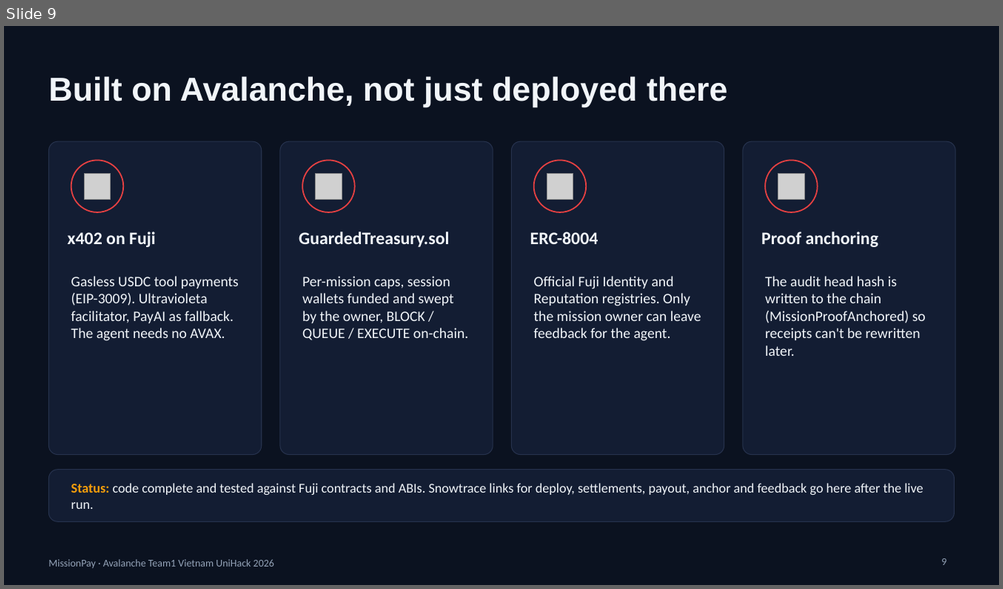
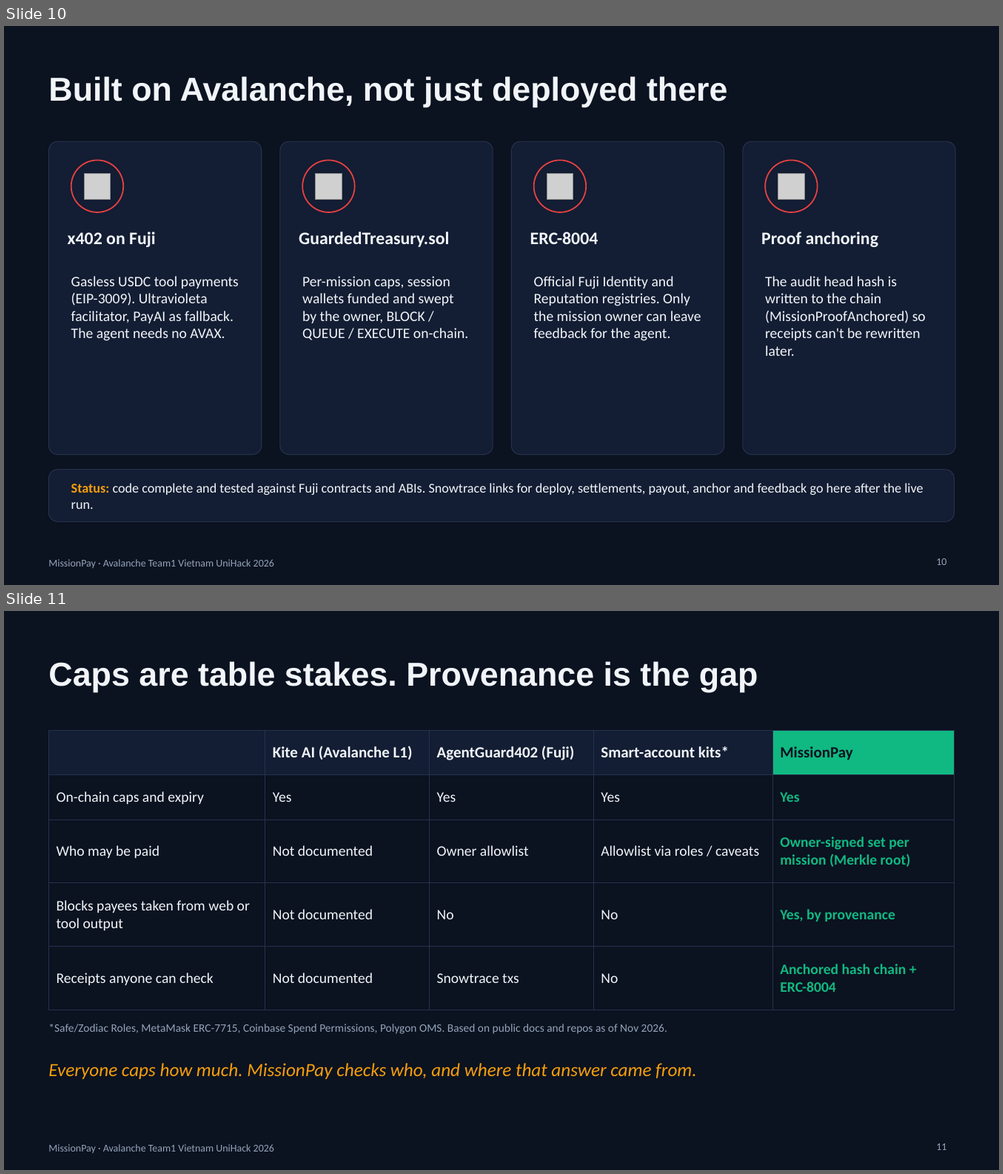
Before and after one commit to lenamkhanhh/UniHack, a slide deck: artifacts/submission-s1/MissionPay-pitch-deck-v2.pptx. Shown one above the other, each under a label of ours: slide 9 before the commit, slides 10 and 11 after it. The pictures are 1003x589 and 1003x1174 pixels, drawn with LibreOffice and Linux fonts; fonts in the diff are those of the drawing; grey boxes stand for pictures. Boxes give left, top, right and bottom in pixels: in the first picture for what was removed or moved away, otherwise in the second. Text is boxed around its words. In the diff, an @@ line names an element or a change of style, - is before the commit and + after.

Commit message:
fix(s1): resolve S1-F5..F8 and execute strategic steps 0-5 with clean s1b on-chain receipts and verified anchor

```diff
--- a/artifacts/submission-s1/MissionPay-pitch-deck-v2.pptx
+++ b/artifacts/submission-s1/MissionPay-pitch-deck-v2.pptx
@@ slide 11 added at <box>4,611,999,1170</box>, background #0B1220; not listed: 1 template element that a slide beside it also shows @@
@@ title added at <box>48,661,758,692</box>, 32 pt, text #F1F5F9, bold @@
+Caps are table stakes. Provenance is the gap
@@ table added at <box>48,730,954,995</box>, 5 rows, 5 columns @@
+ | Kite AI (Avalanche L1) | AgentGuard402 (Fuji) | Smart-account kits* | MissionPay
+On-chain caps and expiry | Yes | Yes | Yes | Yes
+Who may be paid | Not documented | Owner allowlist | Allowlist via roles / caveats | Owner-signed set per mission (Merkle root)
+Blocks payees taken from web or tool output | Not documented | No | No | Yes, by provenance
+Receipts anyone can check | Not documented | Snowtrace txs | No | Anchored hash chain + ERC-8004
@@ text added at <box>48,1024,667,1034</box>, 11 pt, text #94A3B8 @@
+*Safe/Zodiac Roles, MetaMask ERC-7715, Coinbase Spend Permissions, Polygon OMS. Based on public docs and repos as of Nov 2026.
@@ text added at <box>48,1063,697,1079</box>, 18 pt, text #F59E0B, italic @@
+Everyone caps how much. MissionPay checks who, and where that answer came from.
@@ page number added at <box>936,1144,946,1150</box>, 10 pt, text #94A3B8 @@
+11
@@ what was slide 9 is now slide 10 @@
@@ page number at <box>936,559,946,565</box>: text changed @@
-9
+10
```
Also in this commit, not shown: 6 slides changed, 2 other slides added, 2 slides removed, 14 other files.
